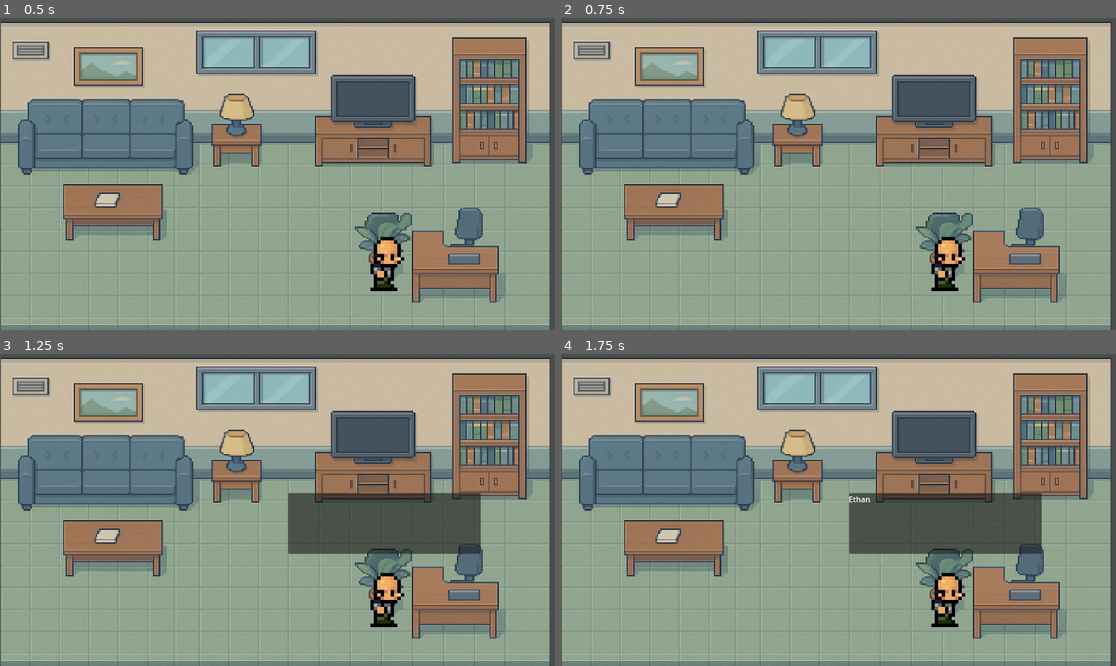
Above: before the commit, frames 1-4 (two rows, left to right).
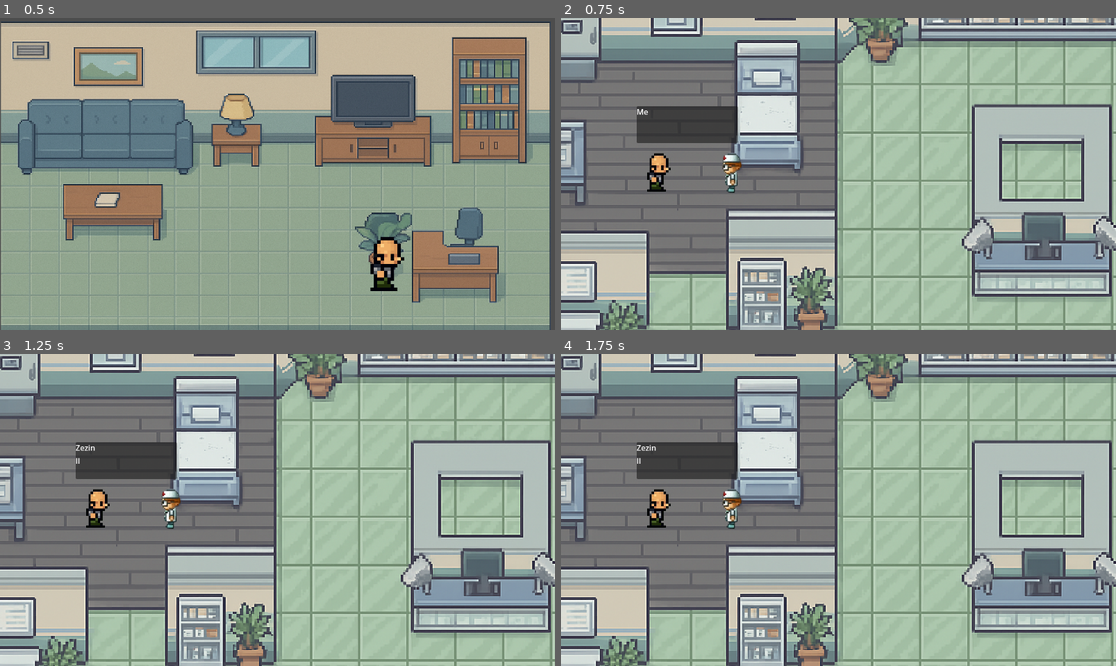
Above: after the commit, the same moments.

Repository: levi-tabosa/trabai_andrea
Game: Godot game, scene res://scenes/cutscene_2.tscn
Two runs of this game, one before a commit and one after it. Both use one fixed random seed, a clock stepped at 60 frames per second and the inputs below. This scene is started directly instead of the project's main scene.
Inputs:
- Up to frame 1 (0.5 s): no input
- Up to frame 2 (0.75 s): tap Enter (ui_accept) at 0.5 s; hold Right (ui_right) from 0.53 s (still down); tap Keypad Enter (enter) at 0.6 s
- Up to frame 3 (1.25 s): keep holding Right (ui_right); tap Enter (ui_accept) at 0.77 s
- Up to frame 4 (1.75 s): tap Enter (ui_accept) at 1.25, 1.52 s; release Right (ui_right) at 1.28 s; hold Down (ui_down) from 1.28 s (still down); tap 1 (select-1) at 1.35 s

Frame 1 is identical in both runs. In frame 2, 89% of the frame differs, in the area x 0-100%, y 0-100%; in frame 3, 91%; in frame 4, 91%.

Commit message:
Update cutscene_2.gd

Diff:
--- a/scripts/cutscene_2.gd
+++ b/scripts/cutscene_2.gd
@@ -2,7 +2,7 @@
 
 @export var animated: AnimationPlayer
 @export var autoplay: bool = false
-@export var next_scene: String = "res://scenes/cutscene1.tscn"  # Caminho da próxima cena, ex: "res://Cena2.tscn"
+@export var next_scene: String = "res://scenes/cutscene_1.tscn"  # Caminho da próxima cena, ex: "res://Cena2.tscn"
 
 func _ready():
 	if animated == null:
